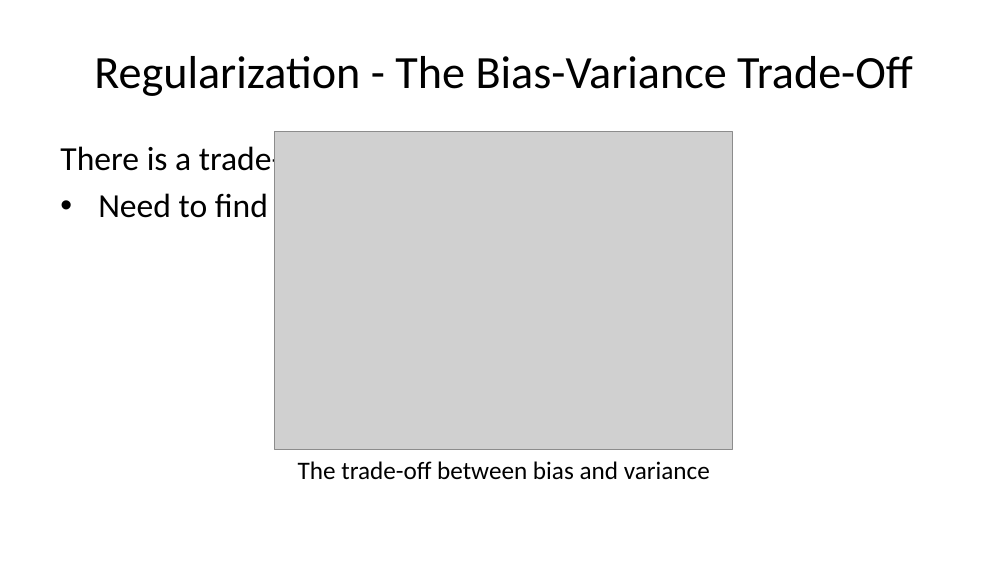
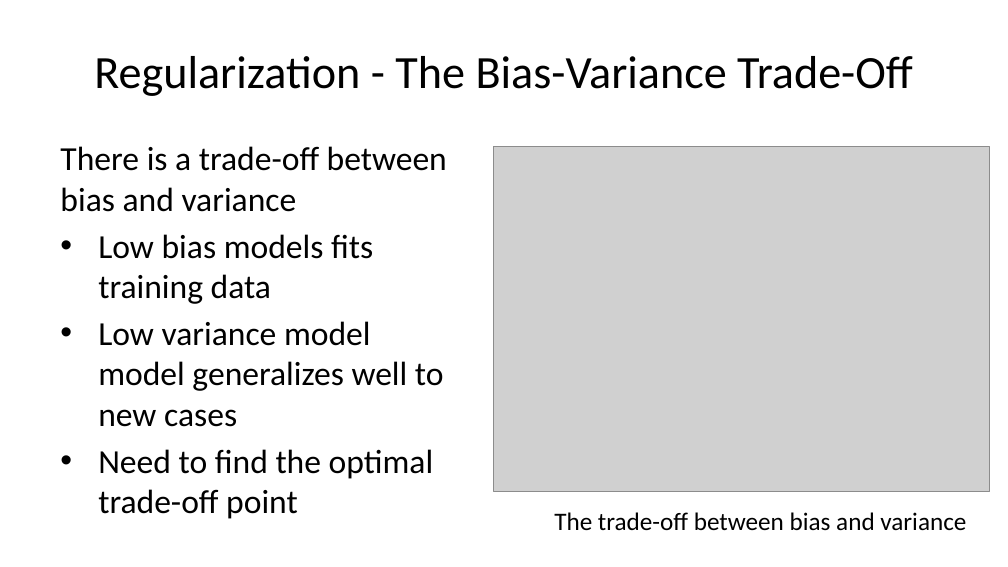
Before and after one commit to StephenElston/CSCI-E-83, a slide deck: slide 13 of LectureSlides/10a_ModelsInHighDimensions.pptx. Drawn at 1008x567 pixels with LibreOffice and Linux fonts; fonts in the diff are those of the drawing; grey boxes stand for pictures. Boxes give left, top, right and bottom in pixels: in the first picture for what was removed or moved away, otherwise in the second. Text is boxed around its words. In the diff, an @@ line names an element or a change of style, - is before the commit and + after.

```diff
--- a/LectureSlides/10a_ModelsInHighDimensions.pptx
+++ b/LectureSlides/10a_ModelsInHighDimensions.pptx
@@ picture: place and size @@
-picture at [274, 132, 732, 450]
+picture at [494, 147, 990, 492]
@@ text at [98, 234, 444, 427]: paragraphs added @@
+• Low bias models fits training data
+• Low variance model model generalizes well to new cases
@@ text "The trade-off between bias and ...": place and size @@
-text "The trade-off between bias and ..." at [298, 461, 710, 480]
+text "The trade-off between bias and ..." at [554, 512, 966, 531]
```
Also in this commit, not shown: 3 other slides changed.
